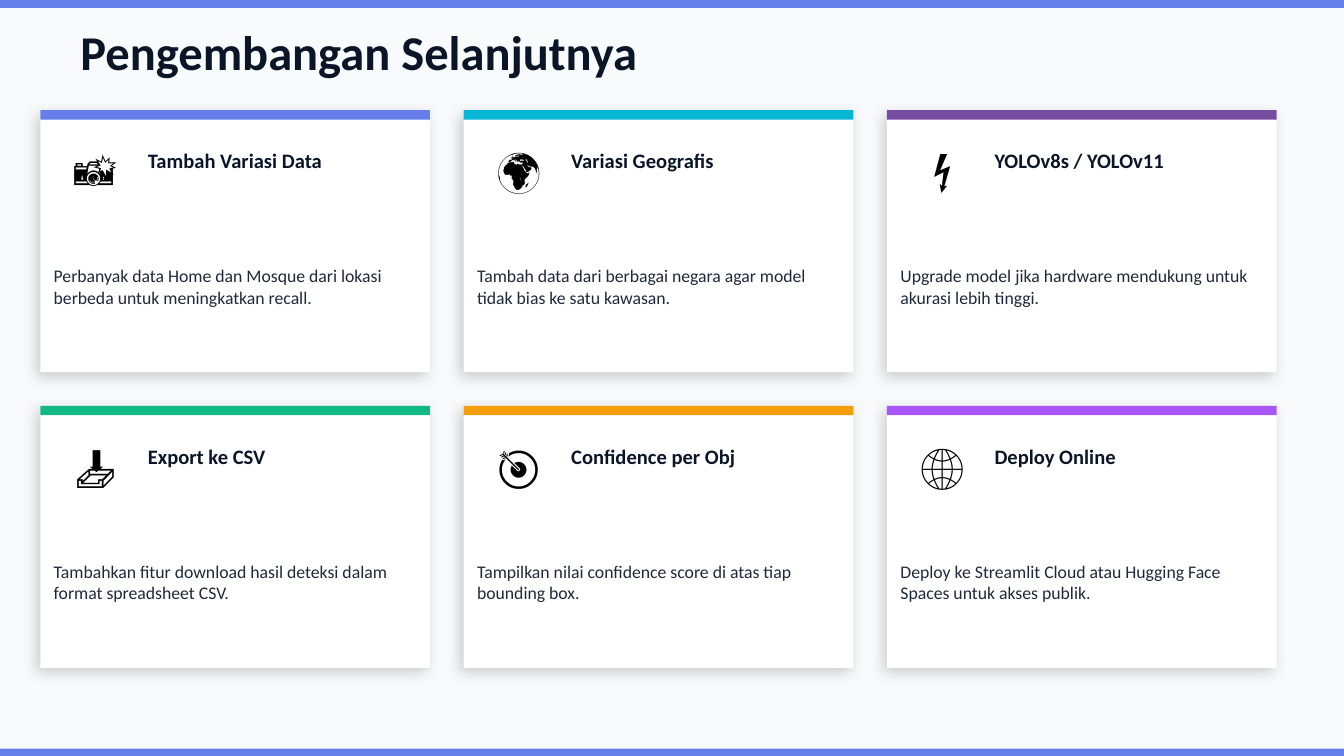
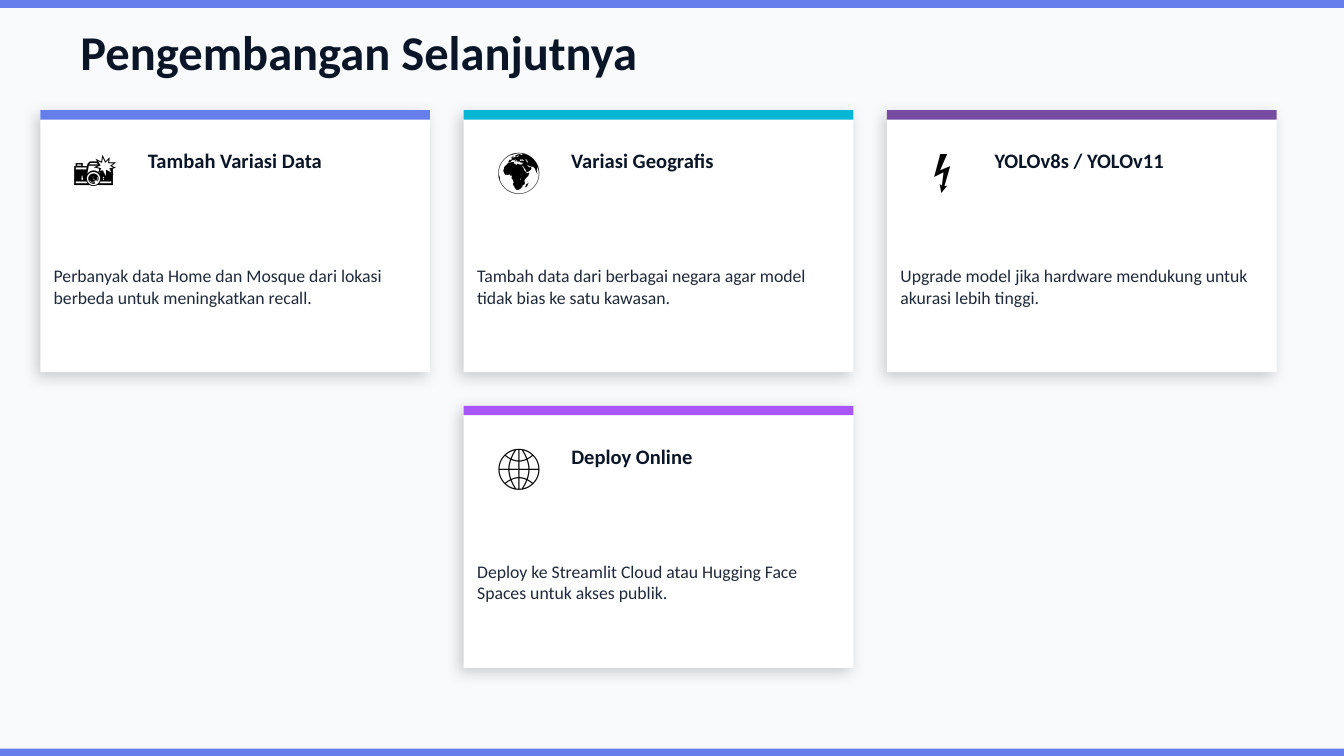
Before and after one commit to radithyawp/project-SC_YOLO, a slide deck: slide 29 of ppt/Building_Detection_YOLOv8_PPT.pptx. Drawn at 1344x756 pixels with LibreOffice and Linux fonts; fonts in the diff are those of the drawing. Boxes give left, top, right and bottom in pixels: in the first picture for what was removed or moved away, otherwise in the second. Text is boxed around its words. In the diff, an @@ line names an element or a change of style, - is before the commit and + after.

```diff
--- a/ppt/Building_Detection_YOLOv8_PPT.pptx
+++ b/ppt/Building_Detection_YOLOv8_PPT.pptx
@@ rectangle removed at [40, 406, 430, 668] @@
@@ rectangle removed at [40, 406, 430, 415] @@
@@ 2 texts, 1 rectangle: place and size @@
-2 texts, 1 rectangle at [887, 406, 1277, 602]
+2 texts, 1 rectangle at [464, 406, 853, 602]
@@ rectangle removed at [464, 406, 853, 415] @@
@@ rectangle removed at [887, 406, 1277, 668] @@
@@ text removed at [54, 423, 137, 507] @@
-📥
@@ text removed at [148, 449, 266, 468] @@
-Export ke CSV
@@ text at [477, 423, 560, 507]: text changed @@
-🎯
+🌐
@@ text removed at [571, 449, 735, 468] @@
-Confidence per Obj
@@ text removed at [900, 423, 984, 507] @@
-🌐
@@ text removed at [54, 565, 386, 602] @@
-Tambahkan fitur download hasil deteksi dalam format spreadsheet CSV.
@@ text removed at [477, 565, 791, 602] @@
-Tampilkan nilai confidence score di atas tiap bounding box.
```
Also in this commit, not shown: 1 other slide changed.
